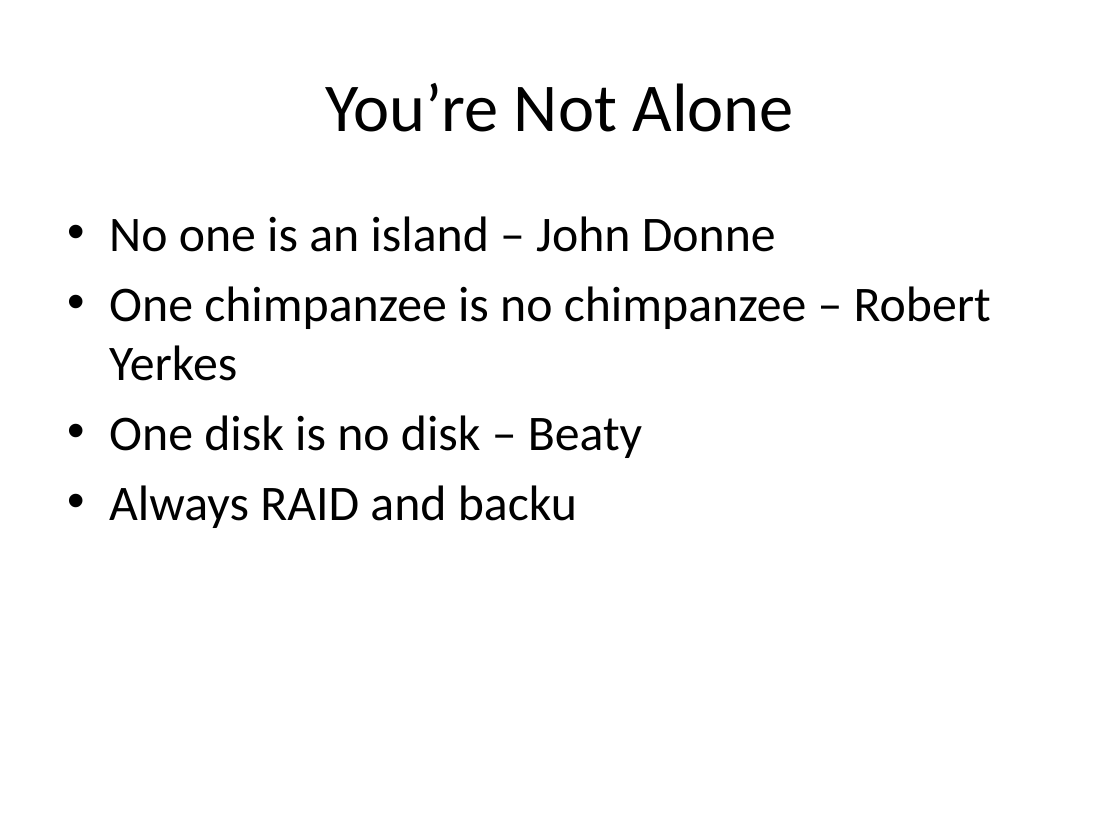
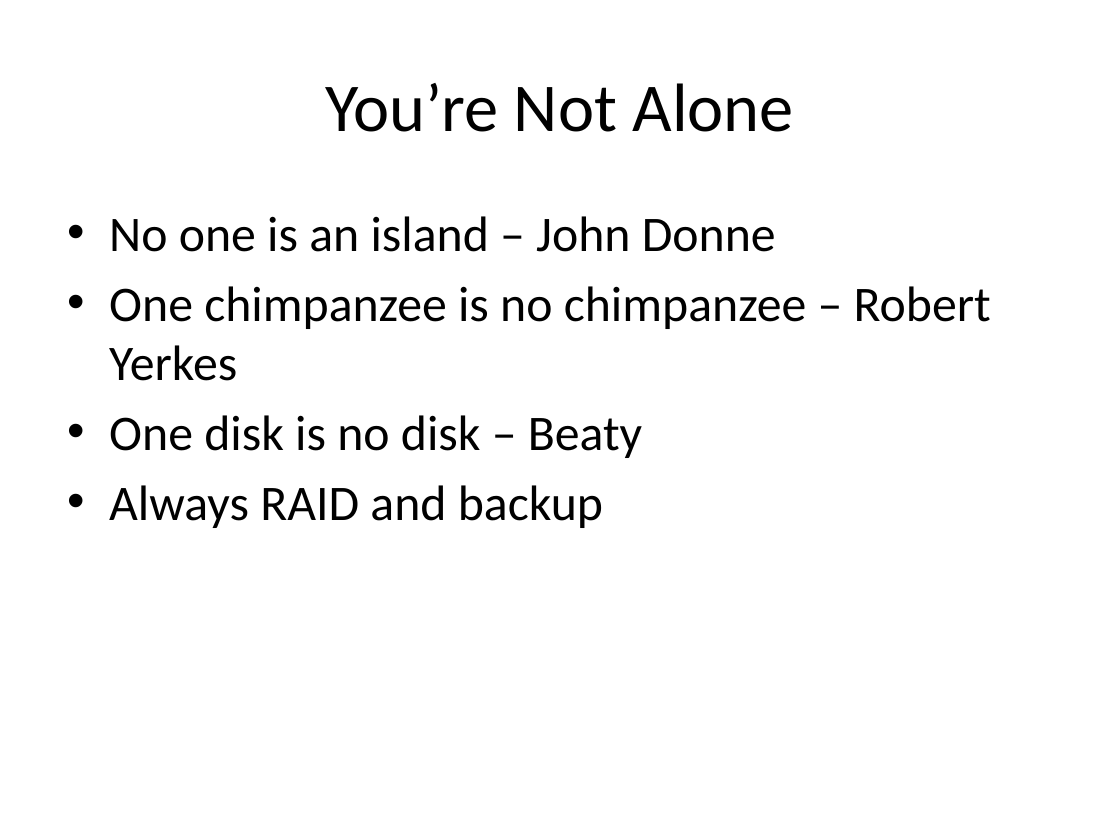
Before and after one commit to ivogeorg/cs1030, a slide deck: slide 6 of slides-steve/Chapter 04.pptx. Drawn at 1120x840 pixels with LibreOffice and Linux fonts; fonts in the diff are those of the drawing; background and template pictures are left out. Boxes give left, top, right and bottom in pixels: in the first picture for what was removed or moved away, otherwise in the second. Text is boxed around its words. In the diff, an @@ line names an element or a change of style, - is before the commit and + after.

```diff
--- a/slides-steve/Chapter 04.pptx
+++ b/slides-steve/Chapter 04.pptx
@@ text at [109,485,603,528]: text changed @@
-• Always RAID and backu
+• Always RAID and backup
```
Also in this commit, not shown: 3 other files.
